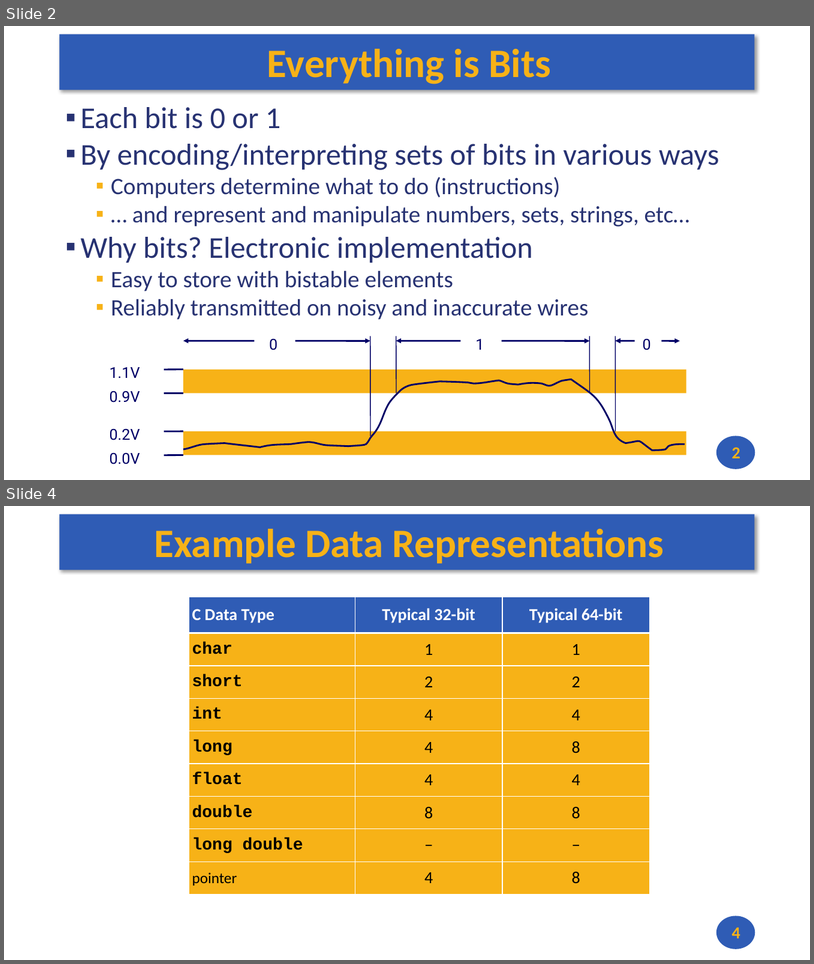
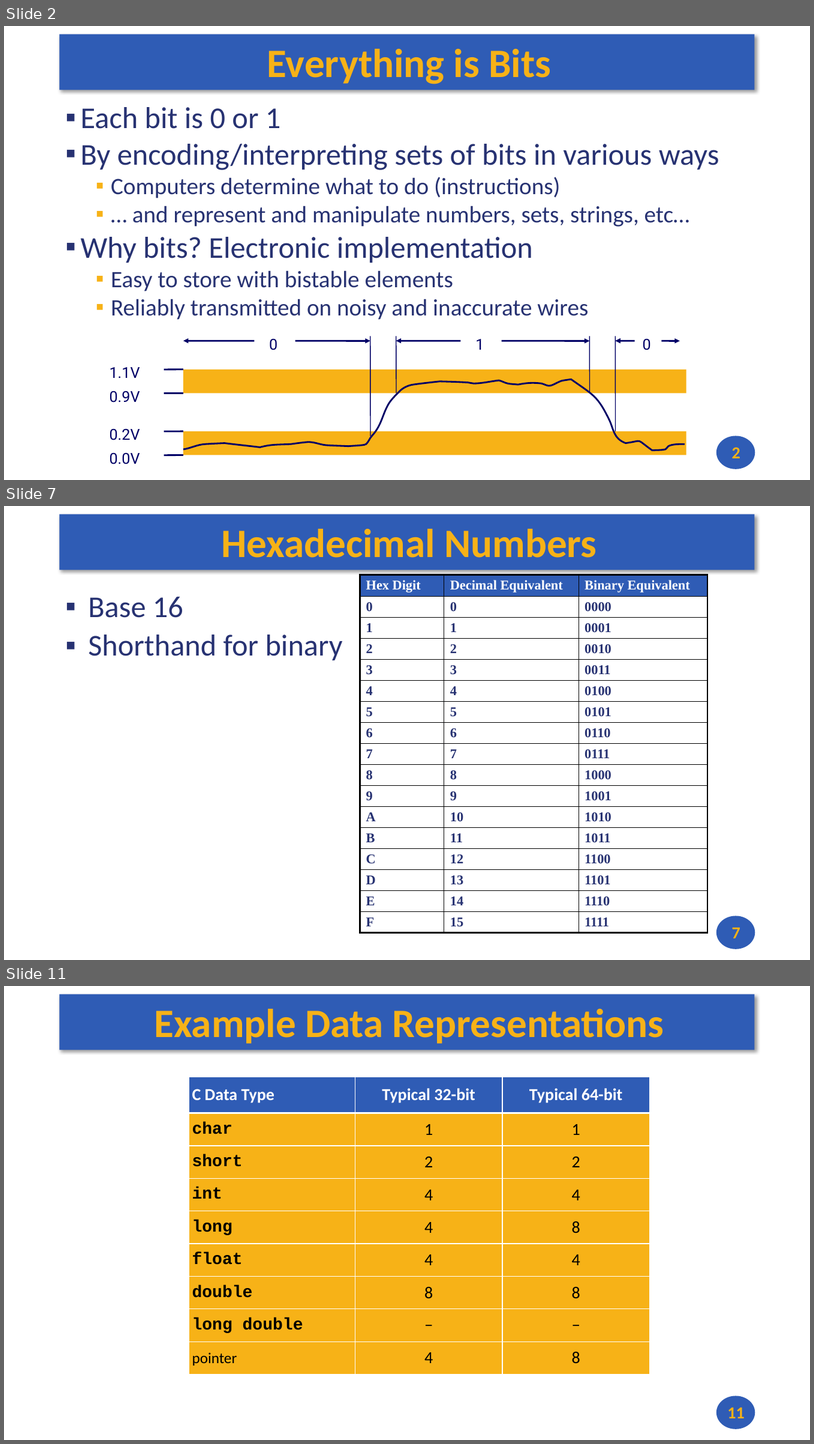
Before and after one commit to andrewt0301/hse-acos-course, a slide deck: docs/part1ca/02_DataTypes/CA_Lecture_02.pptx. Shown one above the other, each under a label of ours: slides 2 and 4 before the commit, slides 2, 7 and 11 after it; the slides between them are not shown. The pictures are 814x964 and 814x1444 pixels, drawn with LibreOffice and Linux fonts; fonts in the diff are those of the drawing. Boxes give left, top, right and bottom in pixels: in the first picture for what was removed or moved away, otherwise in the second. Text is boxed around its words. In the diff, an @@ line names an element or a change of style, - is before the commit and + after.

```diff
--- a/docs/part1ca/02_DataTypes/CA_Lecture_02.pptx
+++ b/docs/part1ca/02_DataTypes/CA_Lecture_02.pptx
@@ slide 7 added at (4,506,810,960), background #FFFFFF; not listed: 2 template elements that a slide beside it also shows @@
@@ title added at (221,529,597,558), 48 pt, text #F7B217, bold @@
+Hexadecimal Numbers
@@ table added at (360,575,708,952), 17 rows, 3 columns @@
+Hex Digit | Decimal Equivalent | Binary Equivalent
+0 | 0 | 0000
+1 | 1 | 0001
+2 | 2 | 0010
+3 | 3 | 0011
+4 | 4 | 0100
+5 | 5 | 0101
+6 | 6 | 0110
+7 | 7 | 0111
+8 | 8 | 1000
+9 | 9 | 1001
+A | 10 | 1010
+B | 11 | 1011
+C | 12 | 1100
+D | 13 | 1101
+E | 14 | 1110
+F | 15 | 1111
@@ text added at (88,597,343,660), 36 pt, text #273272 @@
+▪ Base 16
+▪ Shorthand for binary
@@ page number added at (732,927,741,938), 20 pt, text #F7B217, bold @@
+7
@@ what was slide 4 is now slide 11 @@
@@ page number at (728,1407,744,1418): text changed @@
-4
+11
```
Also in this commit, not shown: 1 slide changed, 6 other slides added, 2 other files.
